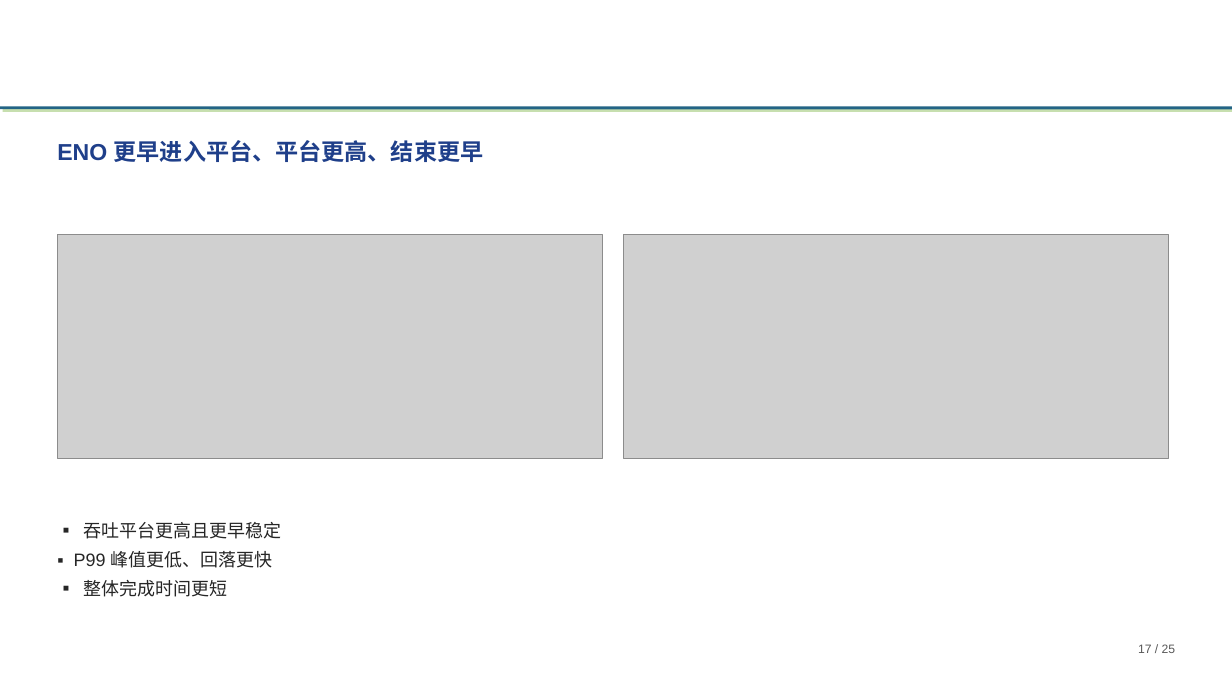
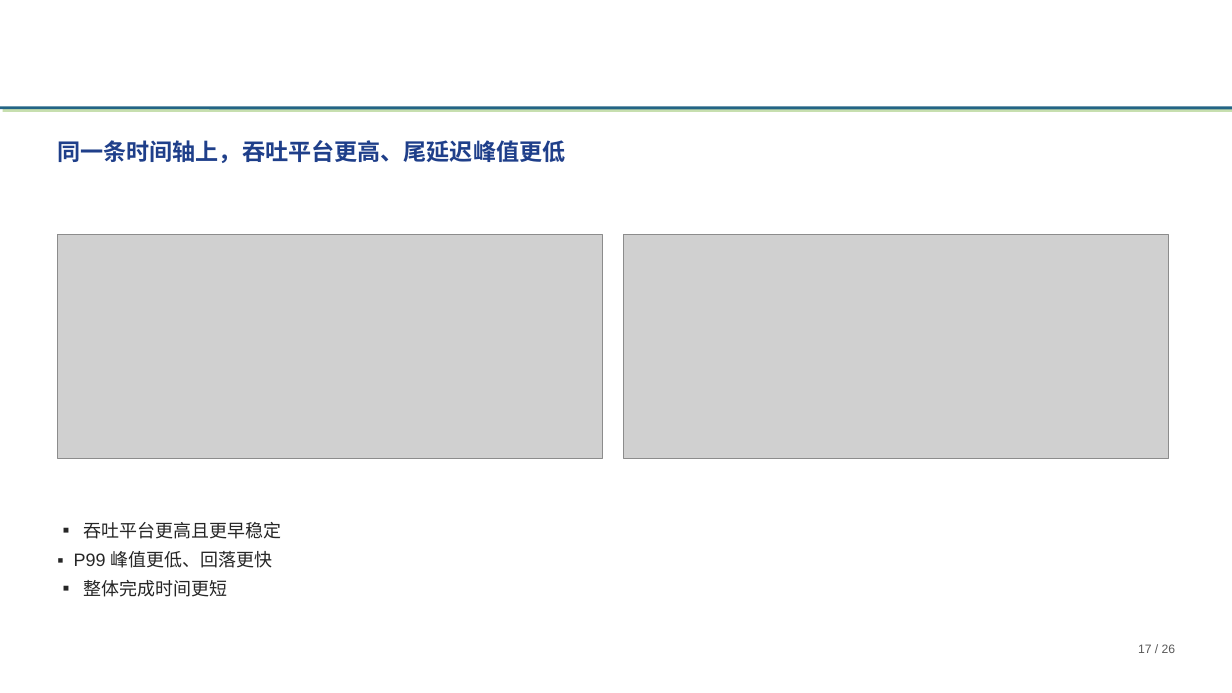
Before and after one commit to tengfei86/godel-scheduler, a slide deck: slide 17 of docs/thesis/defense/基于etcd的分布式Kubernetes调度器研究与实现-高铜.pptx. Drawn at 1232x693 pixels with LibreOffice and Linux fonts; fonts in the diff are those of the drawing; grey boxes stand for pictures; background and template pictures are left out. Boxes give left, top, right and bottom in pixels: in the first picture for what was removed or moved away, otherwise in the second. Text is boxed around its words. In the diff, an @@ line names an element or a change of style, - is before the commit and + after.

```diff
--- a/docs/thesis/defense/基于etcd的分布式Kubernetes调度器研究与实现-高铜.pptx
+++ b/docs/thesis/defense/基于etcd的分布式Kubernetes调度器研究与实现-高铜.pptx
@@ text at [57, 140, 565, 163]: text changed @@
-ENO 更早进入平台、平台更高、结束更早
+同一条时间轴上，吞吐平台更高、尾延迟峰值更低
```
Also in this commit, not shown: 24 other slides changed, 1 slide added, 2 other files.
